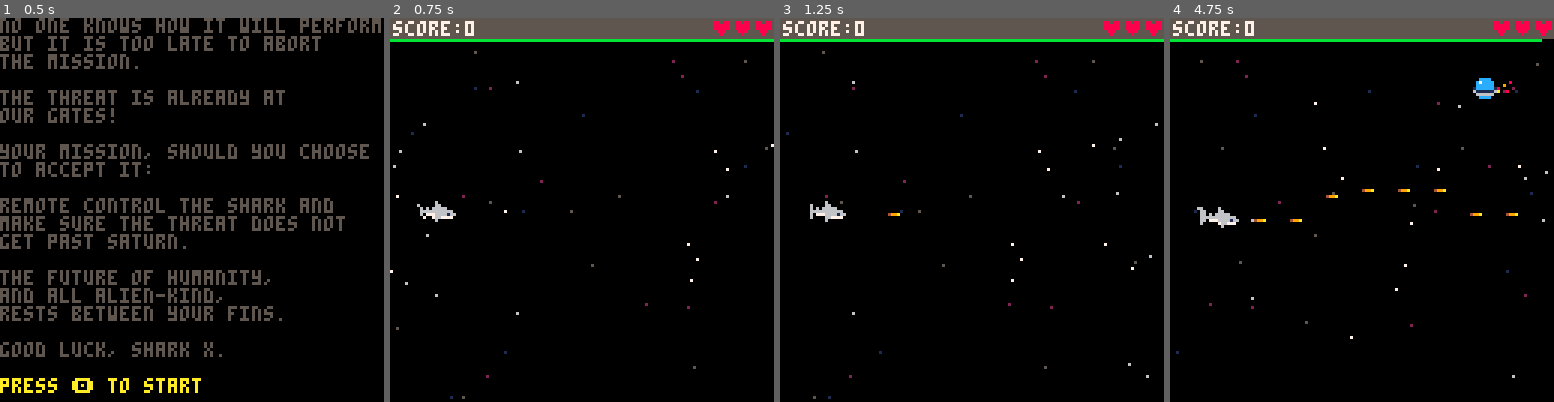
Above: before the commit, frames 1-4 (left to right).
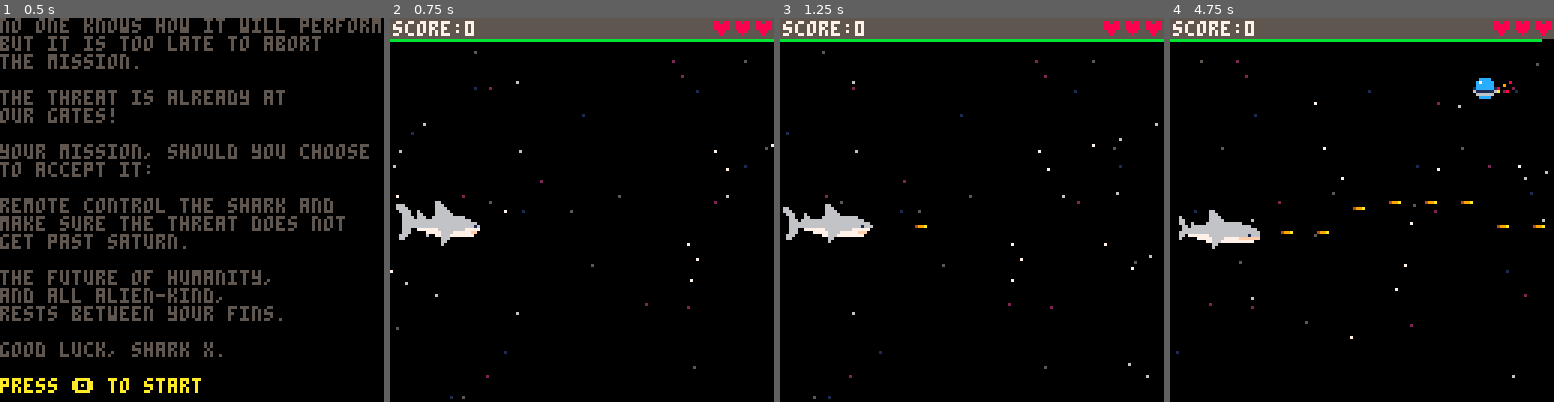
Above: after the commit, the same moments.

Repository: a2/shark-wars
Game: PICO-8 cartridge shark.p8
Two runs of this game, one before a commit and one after it. Both use one fixed random seed, a clock stepped at 60 frames per second and the inputs below.
Inputs:
- Up to frame 1 (0.5 s): tap X (X key) at 0.33 s
- Up to frame 2 (0.75 s): tap O (Z key) at 0.7 s
- Up to frame 3 (1.25 s): tap X (X key) at 1.07 s
- Up to frame 4 (4.75 s): tap O (Z key) every 0.4 s from 1.7 to 4.5 s; tap X (X key) at 1.85, 2.97, 4.08 s; hold Up 2.15-2.42 s; hold Down 3.63-3.97 s; hold Up from 4.73 s (still down)

Frame 1 is identical in both runs. In frame 2, 1.2% of the frame differs, in the area x 1-24%, y 47-60%; in frame 3, 1.2%; in frame 4, 1.6%, in the area x 2-98%, y 44-61%.

Commit message:
Embiggen shark

Diff:
--- a/shark.p8
+++ b/shark.p8
@@ -213,7 +213,7 @@
 
   --create initial objects
   make_starfield()
-  mode.shark=make_shark(8,60)
+  mode.shark=make_shark(0,60)
 
   make_enemy_generator()
 end
@@ -307,7 +307,7 @@
       if btn(4) then
         if self.charge>0 and self.last_laser==nil then
           sfx(1)
-          self.last_laser=make_laser(self.x+13,self.y+5)
+          self.last_laser=make_laser(self.x+30,self.y+9)
           self.charge-=1
         end
       else
@@ -321,9 +321,9 @@
       self.frame=(self.frame+0.5)%8
     end,
     draw=function(self)
-      local s=16+2*flr(self.frame)
-      spr(s,self.x,self.y)
-      spr(s+1,self.x+8,self.y)
+      local x=32*flr(self.frame%4)
+      local y=ternary(self.frame>=4,32,48)
+      sspr(x,y,32,16,self.x,self.y)
     end,
   })
 end
Not shown, changed: 79 lines of the sprite sheet (__gfx__) section of shark.p8
